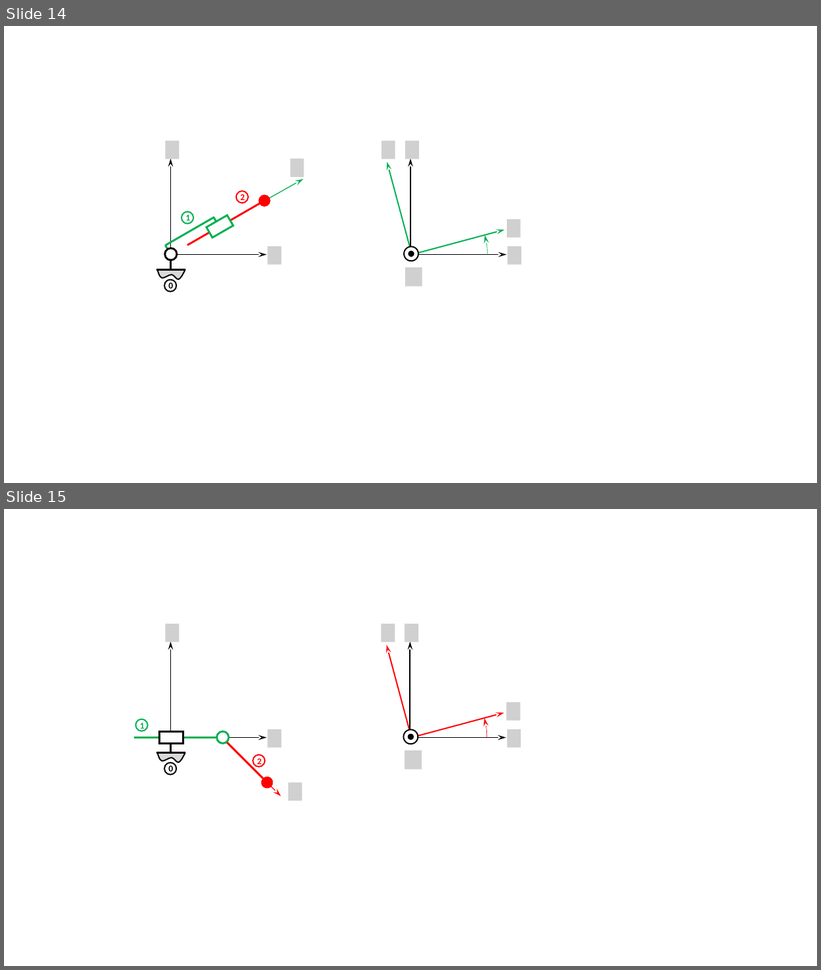
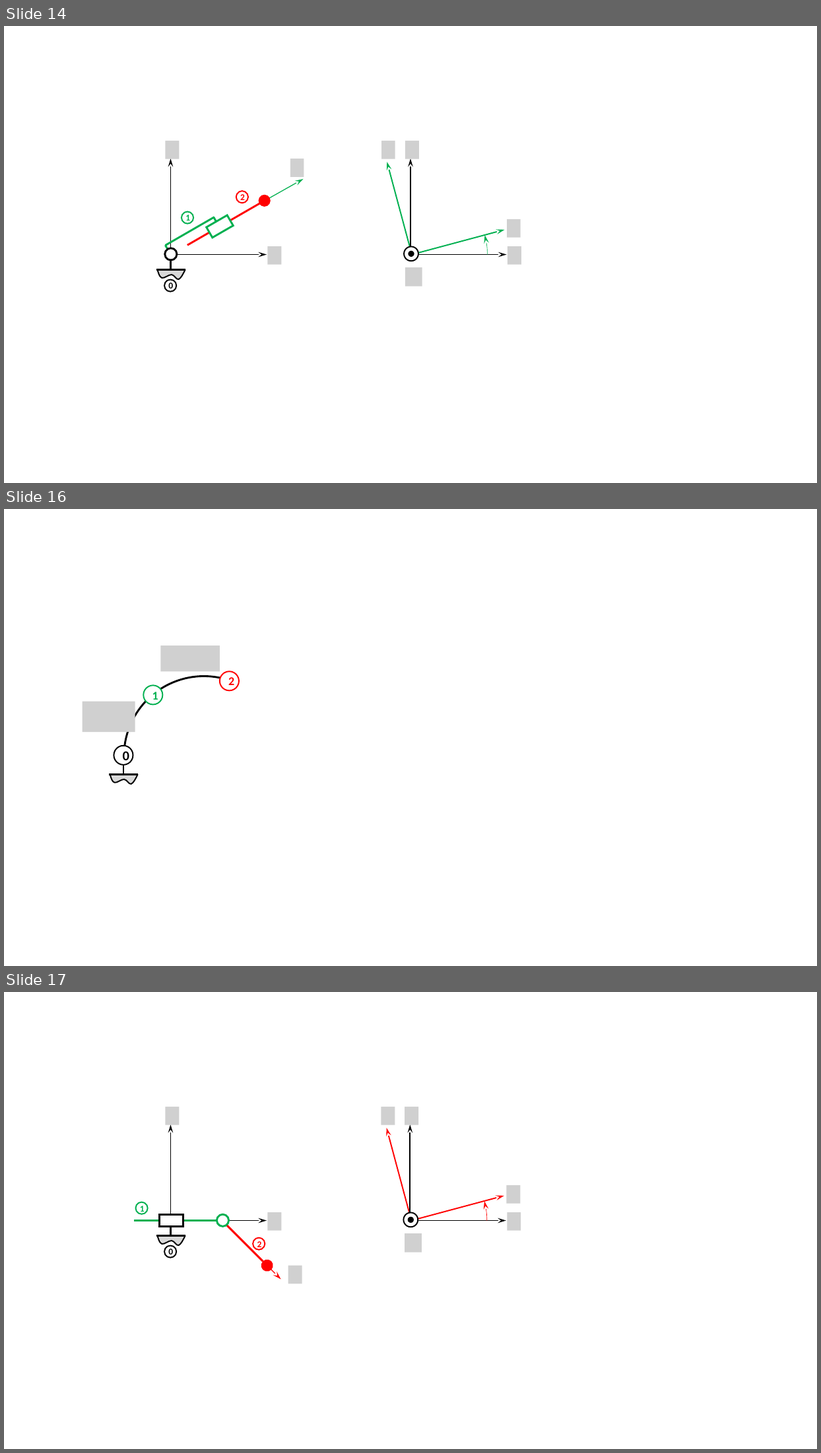
Before and after one commit to xpessoles/ExercicesCompetences, a slide deck: MecanismesDeBase/Figures.pptx. Shown one above the other, each under a label of ours: slides 14 and 15 before the commit, slides 14, 16 and 17 after it; the slides between them are not shown. The pictures are 821x970 and 821x1453 pixels, drawn with LibreOffice and Linux fonts; fonts in the diff are those of the drawing; grey boxes stand for pictures; background and template pictures are left out. Boxes give left, top, right and bottom in pixels: in the first picture for what was removed or moved away, otherwise in the second. Text is boxed around its words. In the diff, an @@ line names an element or a change of style, - is before the commit and + after.

```diff
--- a/MecanismesDeBase/Figures.pptx
+++ b/MecanismesDeBase/Figures.pptx
@@ slide 16 added at (4, 509, 817, 966), background #FFFFFF @@
@@ picture added at (161, 646, 220, 672) @@
@@ arc (boxed as its full ellipse) added at (124, 676, 284, 836), outline #000000 2.25 pt @@
@@ ellipse added at (144, 685, 162, 704), fill #FFFFFF, outline #00B050 1.5 pt, 14 pt, text #00B050, bold @@
+1
@@ ellipse added at (220, 672, 239, 691), fill #FFFFFF, outline #FF0000 1.5 pt, 14 pt, text #FF0000, bold @@
+2
@@ picture added at (82, 702, 135, 732) @@
@@ ellipse added at (114, 746, 133, 764), fill #FFFFFF, outline #000000 1.5 pt, 16 pt, text #000000, bold @@
+0
@@ line added from (123, 765) to (123, 774), #000000 2.25 pt @@
@@ line added from (137, 775) to (109, 775), #000000 2.25 pt @@
@@ freeform shape added at (110, 774, 137, 784), fill #D9D9D9, outline #000000 1.5 pt @@
@@ what was slide 15 is now slide 17 @@
```
Also in this commit, not shown: 1 other slide added, 3 other files.
